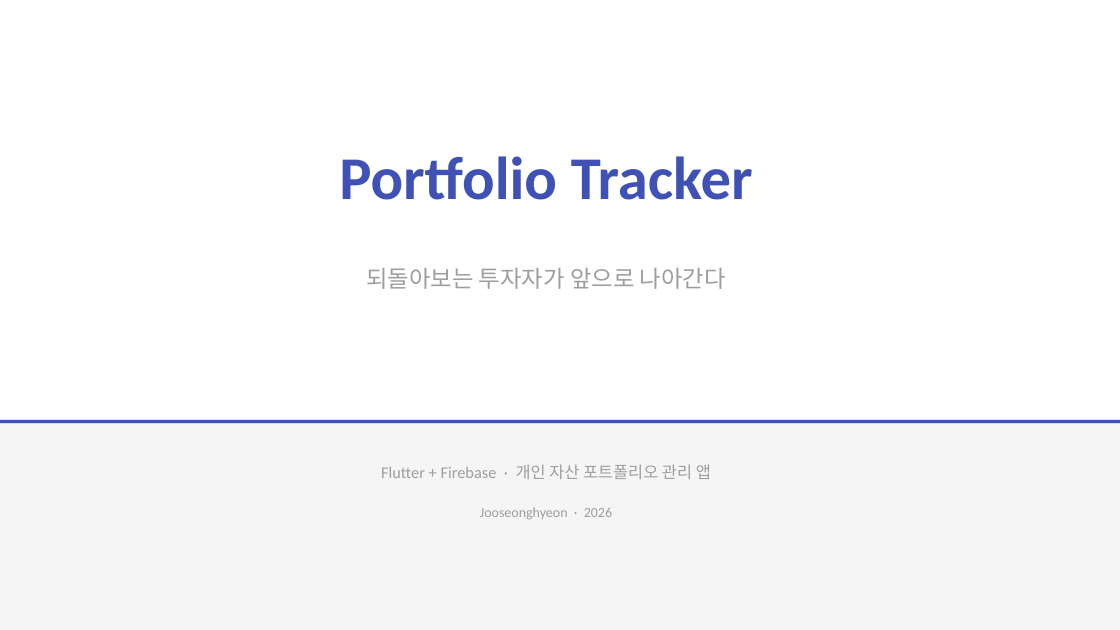
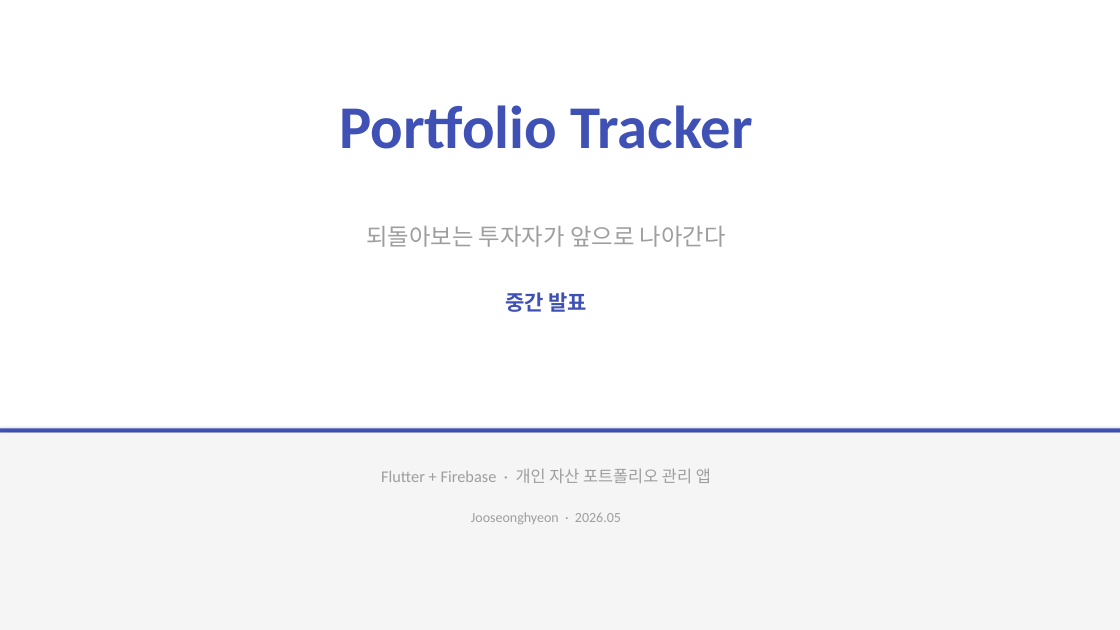
Before and after one commit to 2022136020/project_c, a slide deck: slide 1 of portfolio-tracker/presentation/portfolio-tracker.pptx. Drawn at 1120x630 pixels with LibreOffice and Linux fonts; fonts in the diff are those of the drawing. Boxes give left, top, right and bottom in pixels: in the first picture for what was removed or moved away, otherwise in the second. Text is boxed around its words. In the diff, an @@ line names an element or a change of style, - is before the commit and + after.

```diff
--- a/portfolio-tracker/presentation/portfolio-tracker.pptx
+++ b/portfolio-tracker/presentation/portfolio-tracker.pptx
@@ text "Portfolio Tracker": place and size @@
-text "Portfolio Tracker" at <box>339,156,753,200</box>
+text "Portfolio Tracker" at <box>339,105,753,149</box>
@@ text "되돌아보는 투자자가 앞으로 나아간다": place and size @@
-text "되돌아보는 투자자가 앞으로 나아간다" at <box>366,268,726,289</box>
+text "되돌아보는 투자자가 앞으로 나아간다" at <box>366,226,726,247</box>
@@ text added at <box>505,292,588,312</box>, 18 pt, text #3F51B5, bold @@
+중간 발표
@@ rectangle: place and size @@
-rectangle at <box>0,423,1120,630</box>
+rectangle at <box>0,433,1120,630</box>
@@ rectangle: place and size @@
-rectangle at <box>0,420,1120,423</box>
+rectangle at <box>0,429,1120,433</box>
@@ text "Flutter + Firebase · 개인 ...": place and size @@
-text "Flutter + Firebase · 개인 ..." at <box>381,464,711,479</box>
+text "Flutter + Firebase · 개인 ..." at <box>381,468,711,483</box>
@@ text at <box>471,512,621,524</box>: text changed @@
-Jooseonghyeon · 2026
+Jooseonghyeon · 2026.05
```
Also in this commit, not shown: 7 other slides changed, 5 slides added, 6 slides removed, 1 other file.
